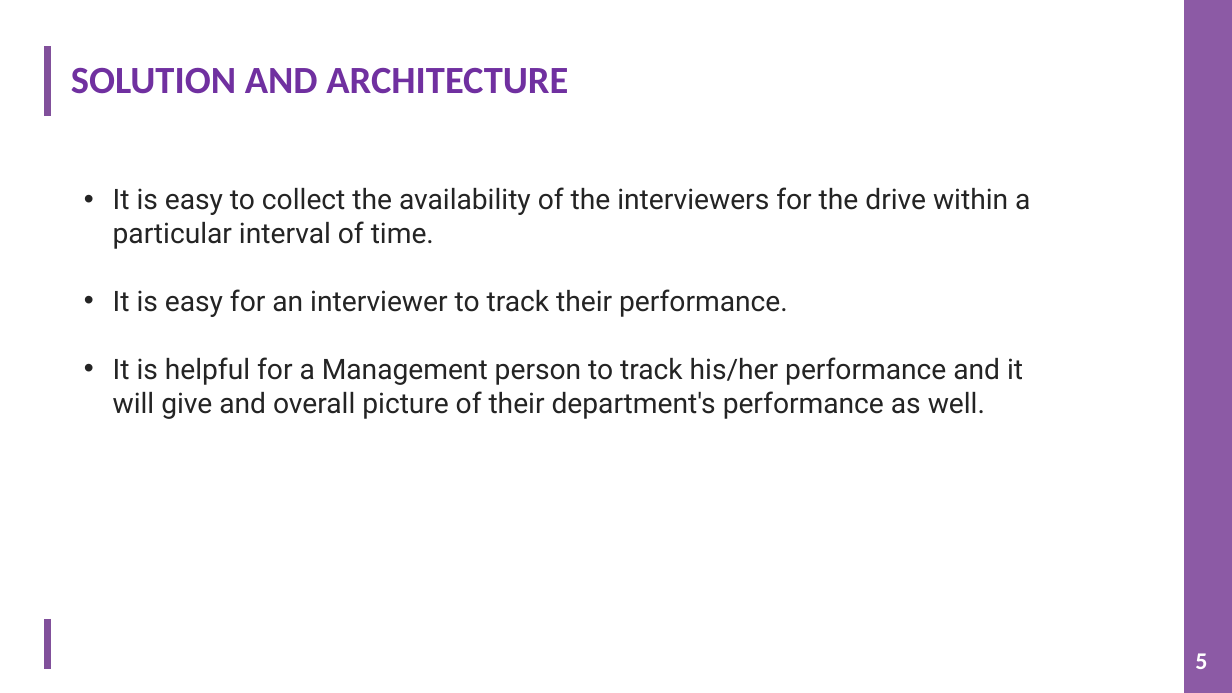
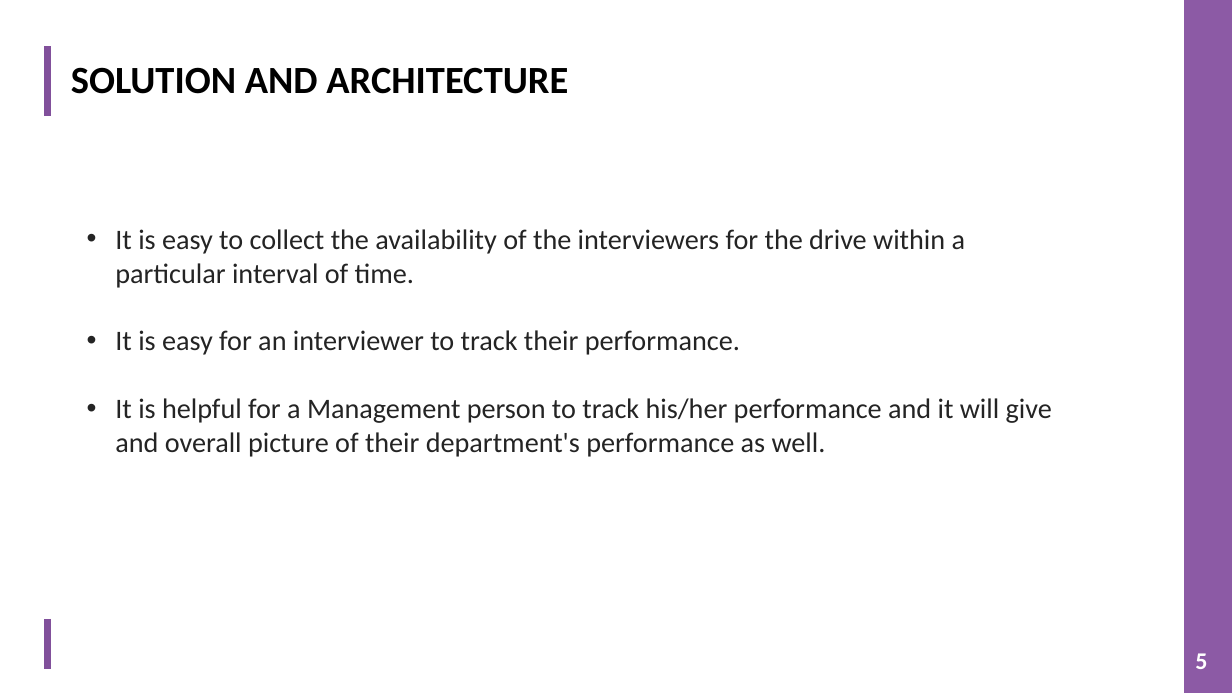
Before and after one commit to TeamAlpha01/Project, a slide deck: slide 5 of Demo PPT/IMS PPT.pptx. Drawn at 1232x693 pixels with LibreOffice and Linux fonts; fonts in the diff are those of the drawing; background and template pictures are left out. Boxes give left, top, right and bottom in pixels: in the first picture for what was removed or moved away, otherwise in the second. Text is boxed around its words. In the diff, an @@ line names an element or a change of style, - is before the commit and + after.

```diff
--- a/Demo PPT/IMS PPT.pptx
+++ b/Demo PPT/IMS PPT.pptx
@@ title "SOLUTION AND ARCHITECTURE" at <box>71,67,568,94</box>: text colour #7030A0 to #000000 @@
@@ text "It is easy to collect ...": place and size @@
-text "It is easy to collect ..." at <box>113,187,1030,419</box>
+text "It is easy to collect ..." at <box>115,229,1052,457</box>
@@ text "It is easy to collect ..." at <box>115,229,1052,457</box>: font Roboto to Calibri @@
```
Also in this commit, not shown: 8 other slides changed.
